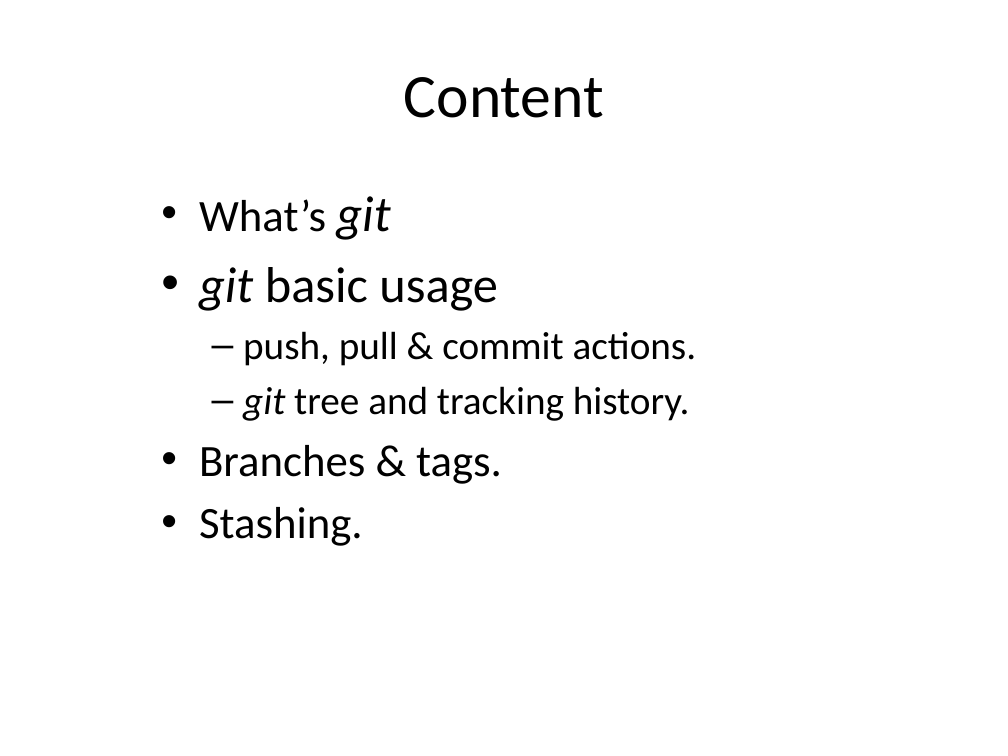
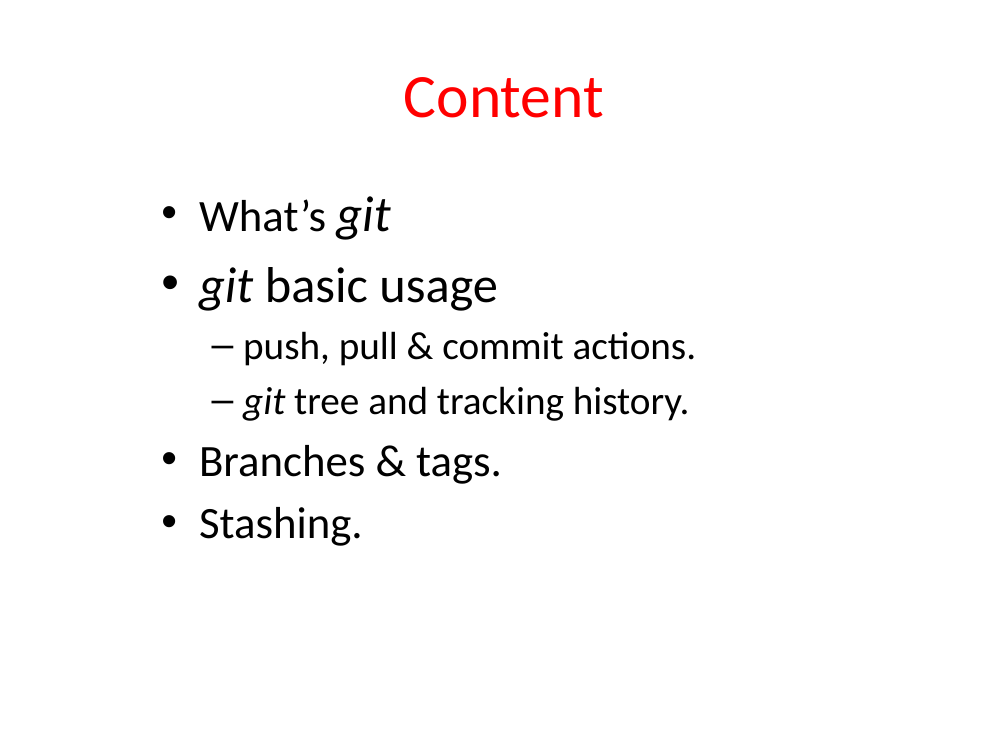
Before and after one commit to gemy21ce/EF-Git-Training., a slide deck: slide 2 of Git.pptx. Drawn at 1008x756 pixels with LibreOffice and Linux fonts; fonts in the diff are those of the drawing. Boxes give left, top, right and bottom in pixels: in the first picture for what was removed or moved away, otherwise in the second. Text is boxed around its words. In the diff, an @@ line names an element or a change of style, - is before the commit and + after.

```diff
--- a/Git.pptx
+++ b/Git.pptx
@@ title "Content" at [404, 77, 604, 118]: text colour #000000 to #FF0000 @@
```
Also in this commit, not shown: 4 slides added.
